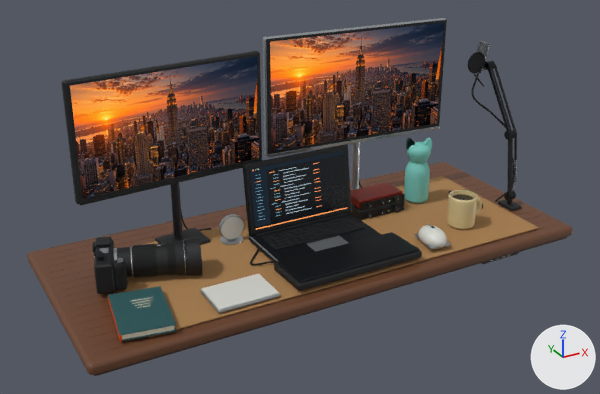
Before and after pictures for a commit that changed the glTF model public/desktop_pc/scene.glb.
One viewpoint serves both versions: a 50 mm lens placed at (-5.17, -9.14, 5.24), pointed at (-0.19, -0.08, 0.71). The lights are fixed; the arrows at lower right show +X, +Y and +Z. The first picture is the older version. Where no turn or scale is listed for an object, it has been applied to the vertices. Vertices at exactly the same position are counted once.

Names of what the first picture shows: 'Anodized graphite', 'Brushed silver aluminum', 'Cognac desk mat', 'Interactive_Camera Anodized graphite', 'Interactive_Camera Lens matte black', 'Interactive_Diary_Cover Book jacket', 'Interactive_Keyboard Anodized graphite', 'Laptop display glass', 'Manhattan wallpaper', 'Shiv — After Hours / Bottle • mint silicone', 'Soft black polymer', 'Warm walnut desktop', 'Warm white accessories' and 31 more.
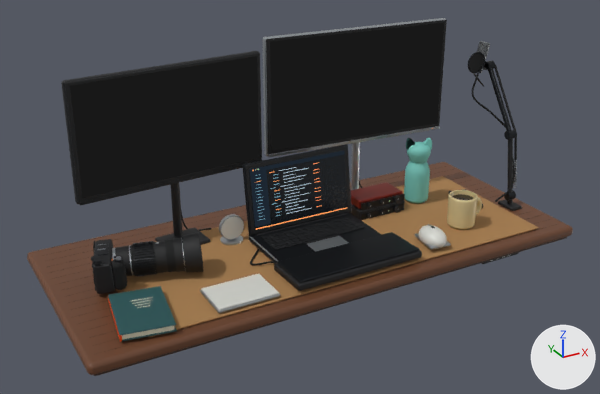
ob_interactive_camera is not drawn itself; it is the parent of ob_interactive_camera_soft_black_polymer, ob_interactive_camera_rubber_cable_and_cushions, ob_interactive_camera_brushed_silver_aluminum, ob_interactive_camera_anodized_graphite, ob_interactive_camera_lens_matte_black, ob_interactive_camera_key_legends, ob_interactive_camera_lens_front_glass.

Pixel boxes (x1, y1, x2, y2) of what changed, in the pictures (600 x 394 px):
'Manhattan wallpaper', recoloured, surface changed (darker)
    both: (70, 23, 444, 197)
'Interactive_Camera Lens matte black', moved, turned, rescaled
    before: (117, 237, 202, 277)
    after: (115, 232, 203, 276)
'Interactive_Camera Rubber cable and cushions', moved, turned
    before: (92, 242, 177, 291)
    after: (93, 239, 176, 290)
'Interactive_Camera Soft black polymer', moved, turned
    before: (94, 237, 115, 294)
    after: (91, 239, 115, 294)
'Interactive_Camera Anodized graphite', moved, turned, rescaled
    before: (94, 239, 188, 275)
    after: (91, 237, 186, 291)
'Interactive_Camera Brushed silver aluminum', moved, turned
    before: (99, 241, 186, 277)
    after: (98, 237, 186, 276)

Patch to the scene script:
```diff
--- a/public/desktop_pc/scene.glb.py
+++ b/public/desktop_pc/scene.glb.py
@@ mat_monitor_screens @@
+mat_monitor_screens = bpy.data.materials.new('Monitor screens')
+# nodes: BsdfTransparent, Emission, LightPath, MixShader, OutputMaterial
+# colours: black #181818
@@ me_mesh_35 @@
 me_mesh_35.from_pydata(...)  # 8 vertices, 4 faces; spans x -2.85..2.85, y -0.14..0.14, z -0.82..0.82
 # used by ob_manhattan_wallpaper; location = (-0.06, 0.85, 1.78)
-me_mesh_35.materials.append(mat_manhattan_wallpaper)
+# me_mesh_35 part 1: texture (UV) coordinates changed
+me_mesh_35.materials.append(mat_monitor_screens)
@@ ob_interactive_camera @@
 ob_interactive_camera = bpy.data.objects.new('Interactive_Camera', None)
-ob_interactive_camera.location = (-2.86, 0.12, 0.05)
-ob_interactive_camera.rotation_euler = (0.0, 0.0, 1.251)  # degrees (0, 0, 72)
+ob_interactive_camera.location = (-2.86, 0.12, 0.055)
+ob_interactive_camera.rotation_euler = (-0.042, 0.0, 1.251)  # degrees (-2.4, 0, 72)
@@ ob_interactive_camera_anodized_graphite @@
 ob_interactive_camera_anodized_graphite.parent = ob_interactive_camera
-ob_interactive_camera_anodized_graphite.location = (0.035, -0.45, 0.209)
-ob_interactive_camera_anodized_graphite.scale = (0.57, 0.57, 0.57)
+ob_interactive_camera_anodized_graphite.location = (-0.0125, -0.445, 0.209)
+ob_interactive_camera_anodized_graphite.scale = (0.575, 0.575, 0.575)
@@ ob_interactive_camera_lens_matte_black @@
 ob_interactive_camera_lens_matte_black.parent = ob_interactive_camera
-ob_interactive_camera_lens_matte_black.location = (0.06, -0.675, 0.2)
-ob_interactive_camera_lens_matte_black.scale = (0.52, 0.52, 0.52)
+ob_interactive_camera_lens_matte_black.location = (0.06, -0.683, 0.2)
+ob_interactive_camera_lens_matte_black.scale = (0.528, 0.528, 0.528)
```
